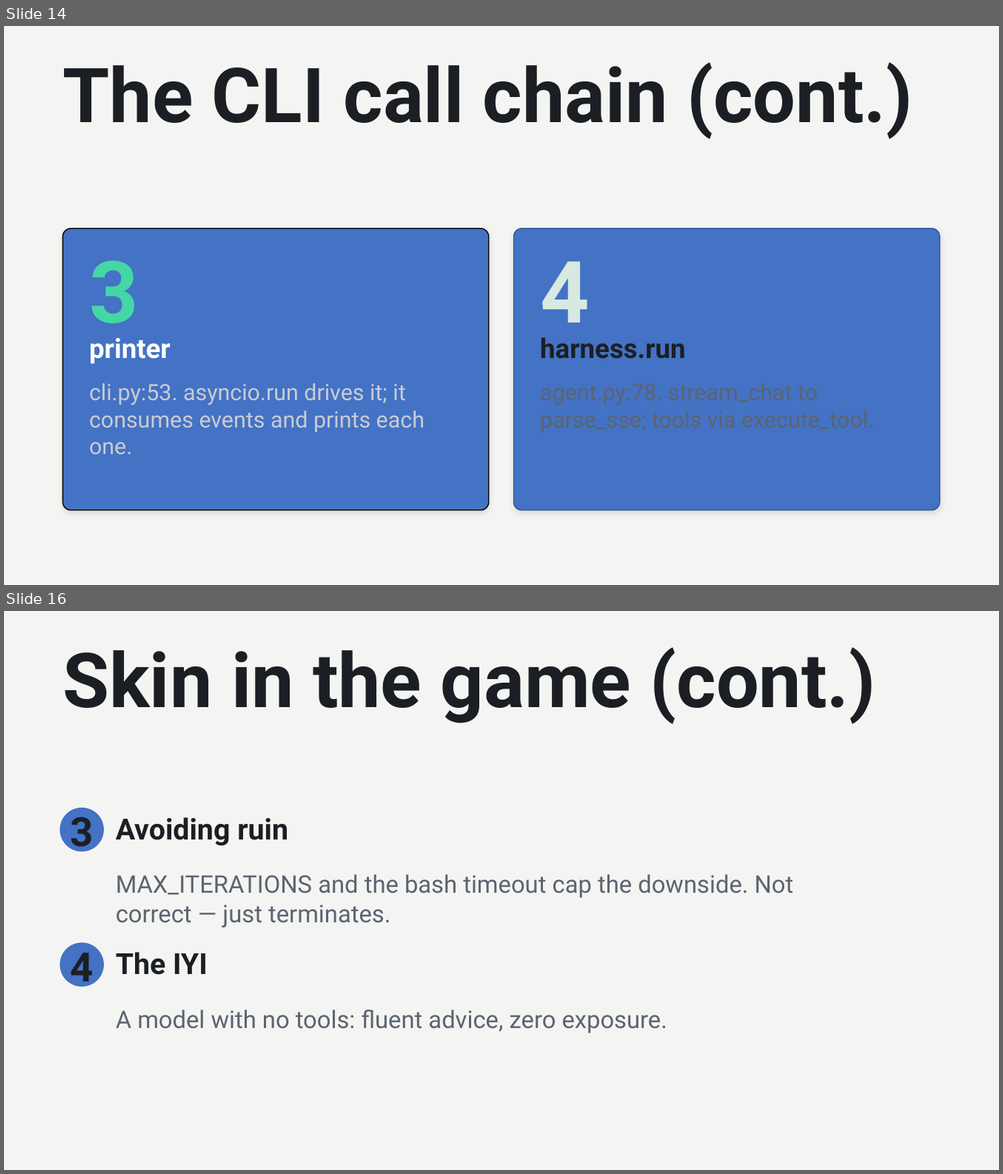
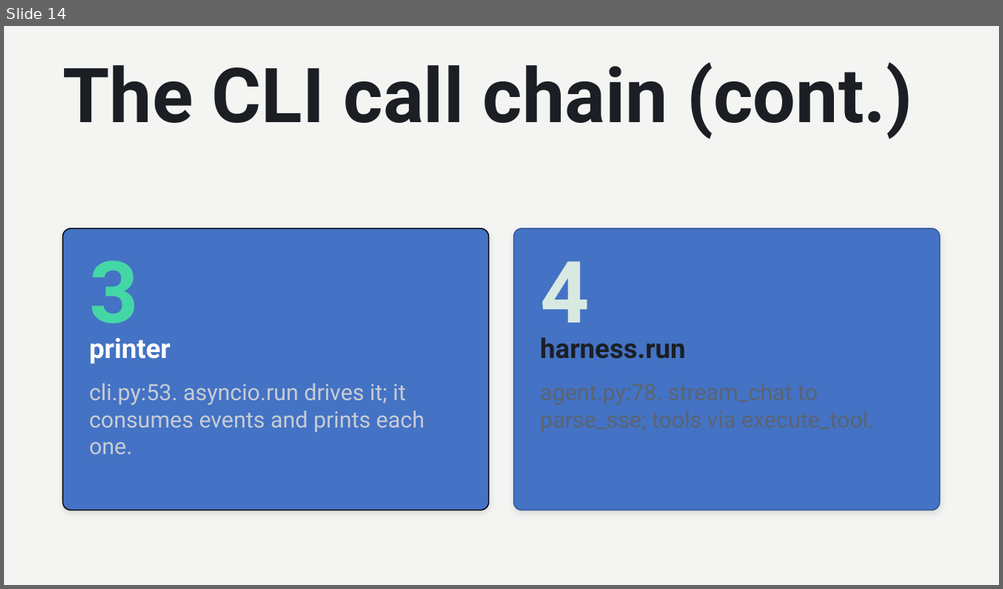
Before and after one commit to adipginting/pyagent, a slide deck: docs/pyagent-presentation-large.odp. Shown one above the other, each under a label of ours: slides 14 and 16 before the commit, slide 14 after it; the slides between them are not shown. The pictures are 1003x1174 and 1003x589 pixels, drawn with LibreOffice and Linux fonts; fonts in the diff are those of the drawing. Boxes give left, top, right and bottom in pixels: in the first picture for what was removed or moved away, otherwise in the second. Text is boxed around its words. In the diff, an @@ line names an element or a change of style, - is before the commit and + after.

```diff
--- a/docs/pyagent-presentation-large.odp
+++ b/docs/pyagent-presentation-large.odp
@@ slide 16 removed at box(4, 611, 999, 1170), background #F4F5F3 @@
@@ text removed at box(62, 647, 876, 724) @@
-Skin in the game (cont.)
@@ ellipse removed at box(60, 808, 104, 852) @@
@@ text removed at box(70, 809, 93, 856) @@
-3
@@ text removed at box(116, 817, 288, 846) @@
-Avoiding ruin
@@ text removed at box(116, 874, 794, 928) @@
-MAX_ITERATIONS and the bash timeout cap the downside. Not correct — just terminates.
@@ ellipse removed at box(60, 943, 104, 987) @@
@@ text removed at box(70, 945, 93, 991) @@
-4
@@ text removed at box(116, 952, 208, 975) @@
-The IYI
@@ text removed at box(116, 1010, 667, 1034) @@
-A model with no tools: fluent advice, zero exposure.
```
Also in this commit, not shown: 3 slides changed, 1 other slide removed, 6 other files.
